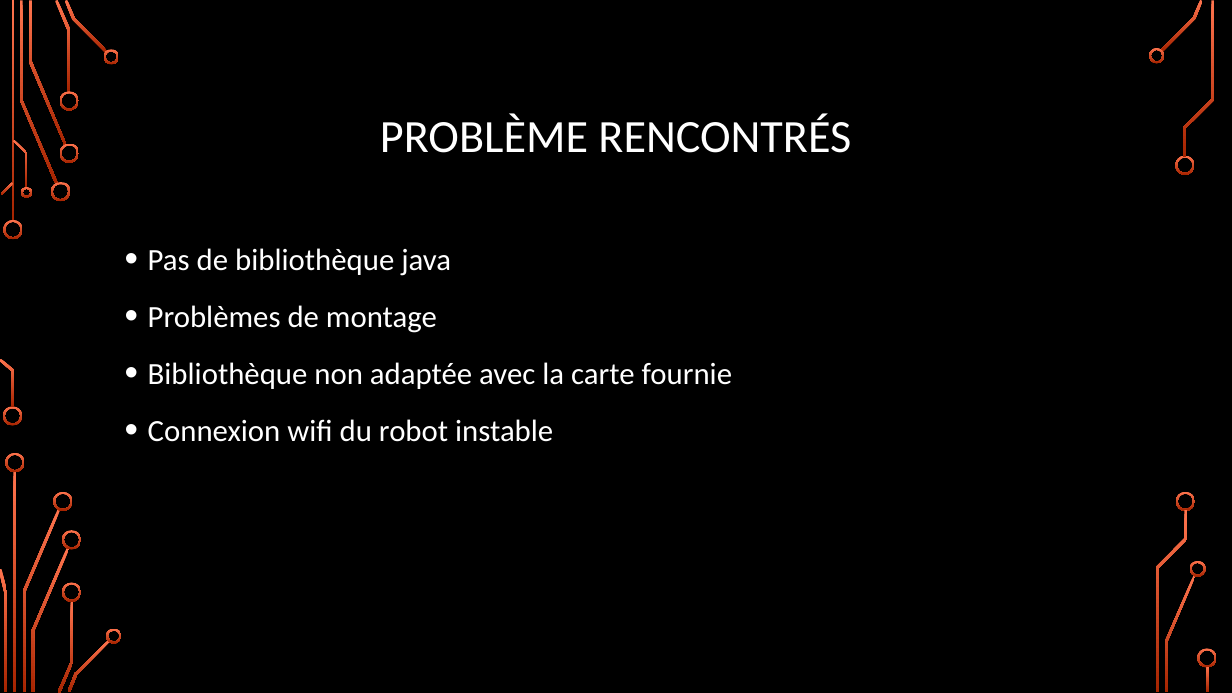
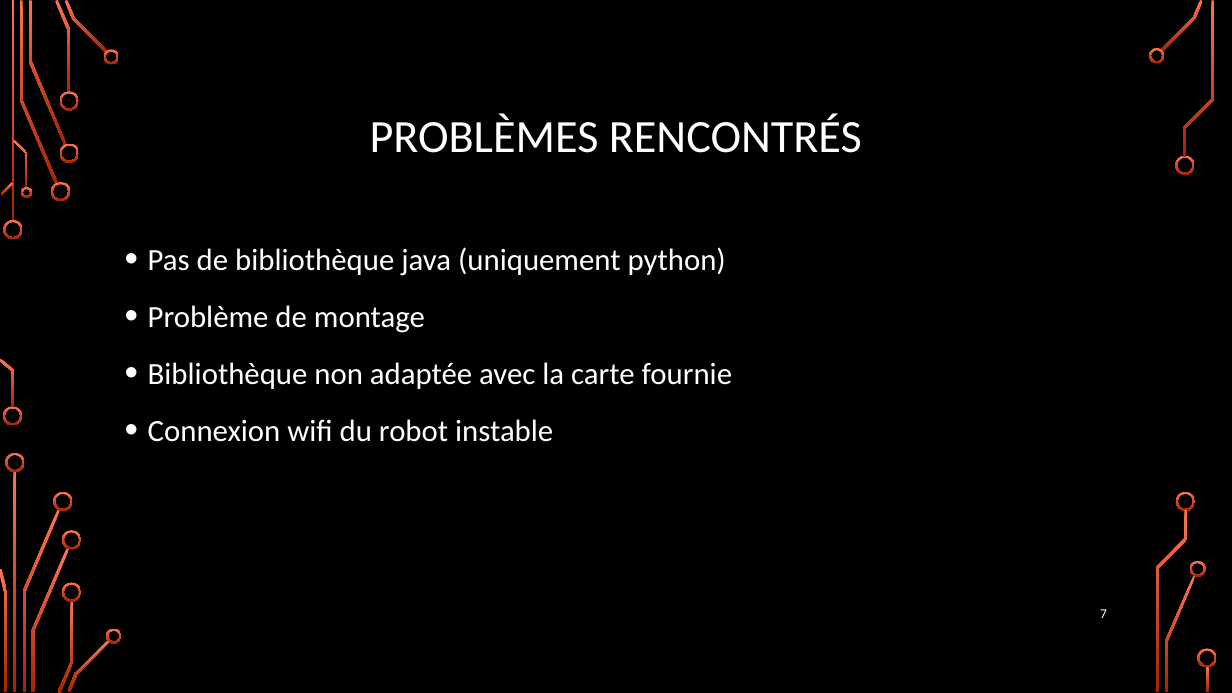
Before and after one commit to zipang29/gopiwan, a slide deck: slide 7 of Documents/diaporama_soutenance.pptx (slide 6 before the commit). Drawn at 1232x693 pixels with LibreOffice and Linux fonts; fonts in the diff are those of the drawing; background and template pictures are left out. Boxes give left, top, right and bottom in pixels: in the first picture for what was removed or moved away, otherwise in the second. Text is boxed around its words. In the diff, an @@ line names an element or a change of style, - is before the commit and + after.

```diff
--- a/Documents/diaporama_soutenance.pptx
+++ b/Documents/diaporama_soutenance.pptx
@@ title at (370,113,862,153): text changed @@
-PROBLÈME RENCONTRÉS
+PROBLÈMES RENCONTRÉS
@@ text at (148,247,726,333): text changed @@
-• Pas de bibliothèque java
-• Problèmes de montage
+• Pas de bibliothèque java (uniquement python)
+• Problème de montage
@@ page number added at (1100,609,1107,618), 10.5 pt, text #FFFFFF @@
+7
```
Also in this commit, not shown: 5 other slides changed, 2 slides added, 1 slide removed.
